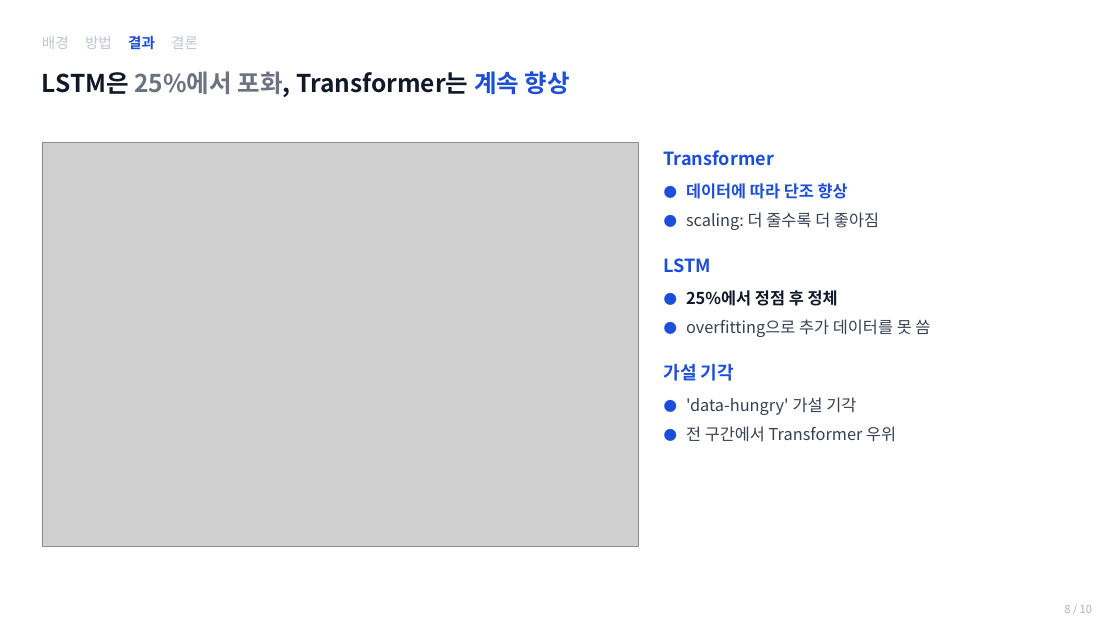
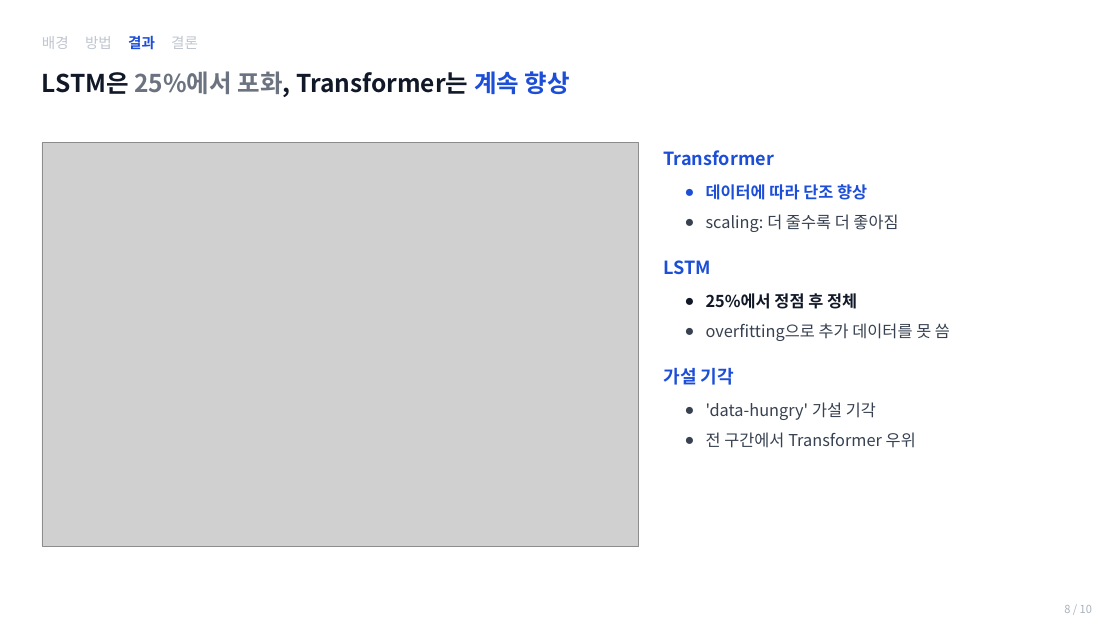
Before and after one commit to jihunz/deeplearning2, a slide deck: slide 8 of term-project-lstm-vs-transformer-agnews/deliverables/5_presentation_v2.pptx. Drawn at 1120x630 pixels with LibreOffice and Linux fonts; fonts in the diff are those of the drawing; grey boxes stand for pictures. Boxes give left, top, right and bottom in pixels: in the first picture for what was removed or moved away, otherwise in the second. Text is boxed around its words. In the diff, an @@ line names an element or a change of style, - is before the commit and + after.

```diff
--- a/term-project-lstm-vs-transformer-agnews/deliverables/5_presentation_v2.pptx
+++ b/term-project-lstm-vs-transformer-agnews/deliverables/5_presentation_v2.pptx
@@ text at (x1=706, y1=184, x2=898, y2=232): text changed @@
-  ● 데이터에 따라 단조 향상
-  ● scaling: 더 줄수록 더 좋아짐
+  ● 데이터에 따라 단조 향상
+  ● scaling: 더 줄수록 더 좋아짐
@@ text at (x1=706, y1=293, x2=950, y2=341): text changed @@
-  ● 25%에서 정점 후 정체
-  ● overfitting으로 추가 데이터를 못 씀
+  ● 25%에서 정점 후 정체
+  ● overfitting으로 추가 데이터를 못 씀
@@ text at (x1=706, y1=402, x2=916, y2=448): text changed @@
-  ● 'data-hungry' 가설 기각
-  ● 전 구간에서 Transformer 우위
+  ● 'data-hungry' 가설 기각
+  ● 전 구간에서 Transformer 우위
```
Also in this commit, not shown: 8 other slides changed, 1 other file.
